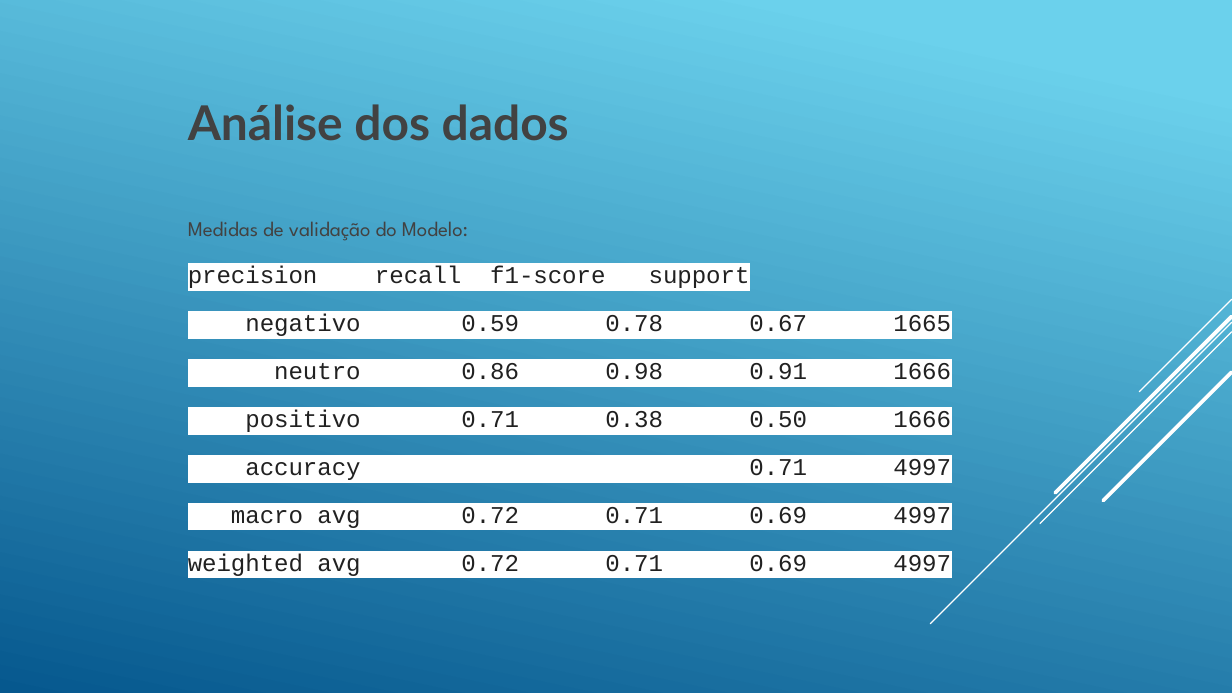
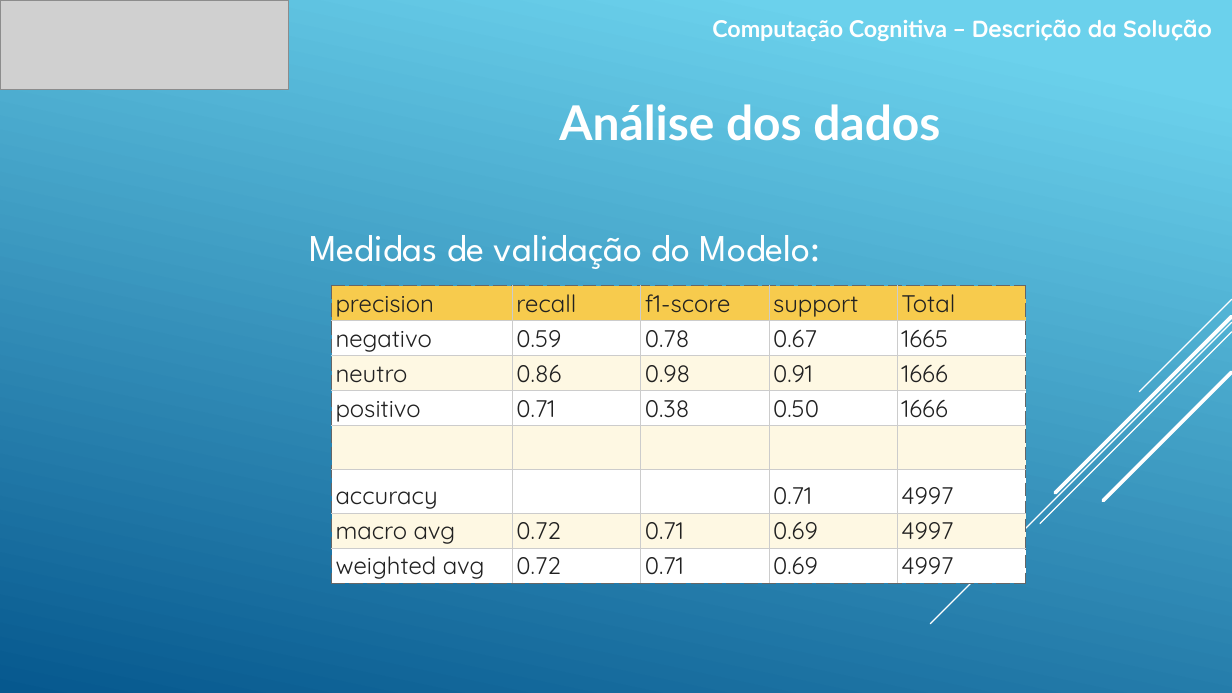
Before and after one commit to gabrielscalione/FaculdadeImpacta, a slide deck: slide 6 of BancoDados/4_Semestre/ComputacaoCognitiva/ACs/PROJETO/Mineração de Texto.pptx (slide 4 before the commit). Drawn at 1232x693 pixels with LibreOffice and Linux fonts; fonts in the diff are those of the drawing; grey boxes stand for pictures. Boxes give left, top, right and bottom in pixels: in the first picture for what was removed or moved away, otherwise in the second. Text is boxed around its words. In the diff, an @@ line names an element or a change of style, - is before the commit and + after.

```diff
--- a/BancoDados/4_Semestre/ComputacaoCognitiva/ACs/PROJETO/Mineração de Texto.pptx
+++ b/BancoDados/4_Semestre/ComputacaoCognitiva/ACs/PROJETO/Mineração de Texto.pptx
@@ picture added at [0, 0, 288, 90] @@
@@ text added at [712, 19, 1212, 41], 13.6 pt, text #FFFFFF, bold @@
+Computação Cognitiva – Descrição da Solução
@@ text "Análise dos dados": place and size @@
-text "Análise dos dados" at [188, 104, 569, 141]
+text "Análise dos dados" at [559, 104, 940, 141]
@@ text "Análise dos dados" at [559, 104, 940, 141]: text colour #424242 to #FFFFFF @@
@@ text "Medidas de validação do Modelo:": place and size @@
-text "Medidas de validação do Modelo:" at [188, 221, 951, 576]
+text "Medidas de validação do Modelo:" at [309, 235, 821, 269]
@@ text "Medidas de validação do Modelo:" at [309, 235, 821, 269]: size 12.2 to 22.1 pt, text colour #424242 to #FFFFFF; line spacing 0.95 to 1.15 @@
@@ text at [188, 265, 951, 576]: paragraphs removed @@
-precision recall f1-score support
-negativo 0.59 0.78 0.67 1665
-neutro 0.86 0.98 0.91 1666
-positivo 0.71 0.38 0.50 1666
-accuracy 0.71 4997
-macro avg 0.72 0.71 0.69 4997
-weighted avg 0.72 0.71 0.69 4997
@@ table added at [331, 286, 1025, 583], 8 rows, 5 columns @@
+precision | recall | f1-score | support | Total
+negativo | 0.59 | 0.78 | 0.67 | 1665
+neutro | 0.86 | 0.98 | 0.91 | 1666
+positivo | 0.71 | 0.38 | 0.50 | 1666
+ |  |  |  | 
+accuracy |  |  | 0.71 | 4997
+macro avg | 0.72 | 0.71 | 0.69 | 4997
+weighted avg | 0.72 | 0.71 | 0.69 | 4997
```
Also in this commit, not shown: 3 other slides changed, 2 slides added, 8 other files.
